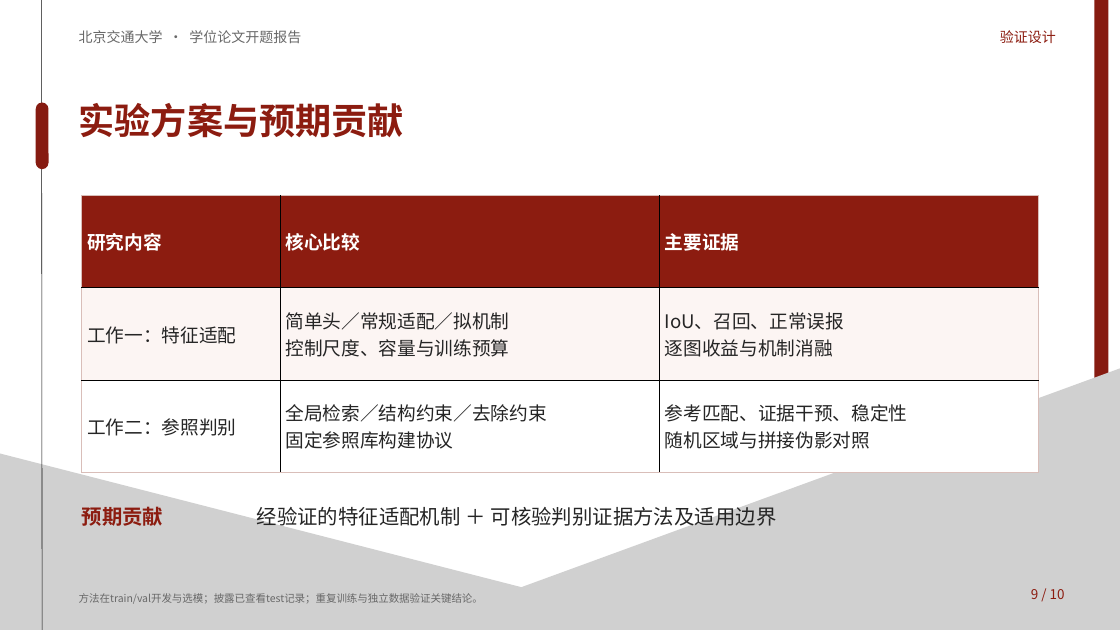
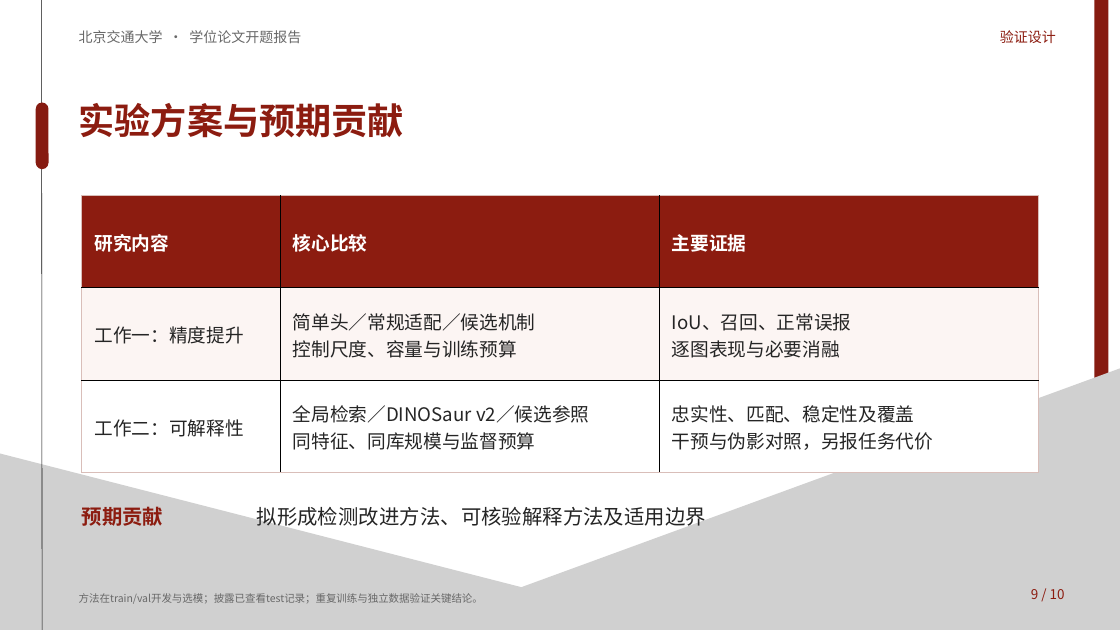
Before and after one commit to lrw-666/AI_Try, a slide deck: slide 9 of docs/presentations/pcb-thesis-proposal/pcb-thesis-proposal-draft.pptx. Drawn at 1120x630 pixels with LibreOffice and Linux fonts; fonts in the diff are those of the drawing; grey boxes stand for pictures. Boxes give left, top, right and bottom in pixels: in the first picture for what was removed or moved away, otherwise in the second. Text is boxed around its words. In the diff, an @@ line names an element or a change of style, - is before the commit and + after.

```diff
--- a/docs/presentations/pcb-thesis-proposal/pcb-thesis-proposal-draft.pptx
+++ b/docs/presentations/pcb-thesis-proposal/pcb-thesis-proposal-draft.pptx
@@ table at box(82, 195, 1038, 473) @@
-row 2: 工作一：特征适配 | 简单头／常规适配／拟机制 / 控制尺度、容量与训练预算 | IoU、召回、正常误报 / 逐图收益与机制消融
+row 2: 工作一：精度提升 | 简单头／常规适配／候选机制 / 控制尺度、容量与训练预算 | IoU、召回、正常误报 / 逐图表现与必要消融
-row 3: 工作二：参照判别 | 全局检索／结构约束／去除约束 / 固定参照库构建协议 | 参考匹配、证据干预、稳定性 / 随机区域与拼接伪影对照
+row 3: 工作二：可解释性 | 全局检索／DINOSaur v2／候选参照 / 同特征、同库规模与监督预算 | 忠实性、匹配、稳定性及覆盖 / 干预与伪影对照，另报任务代价
@@ text at box(257, 507, 707, 530): text changed @@
-经验证的特征适配机制 ＋ 可核验判别证据方法及适用边界
+拟形成检测改进方法、可核验解释方法及适用边界
```
Also in this commit, not shown: 12 other slides changed, 18 other files.
